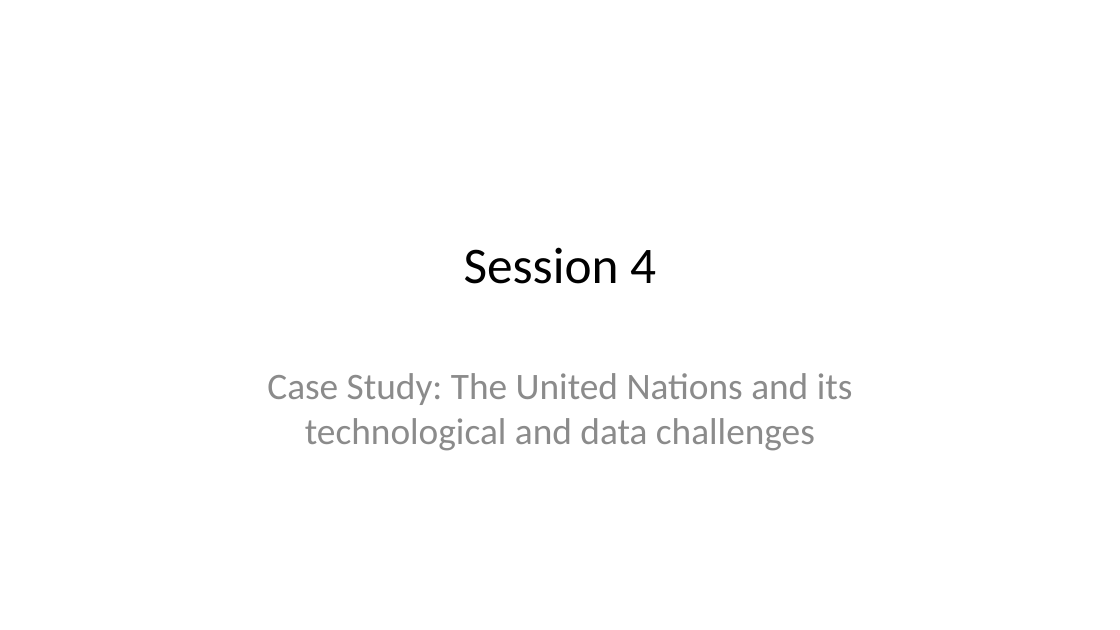
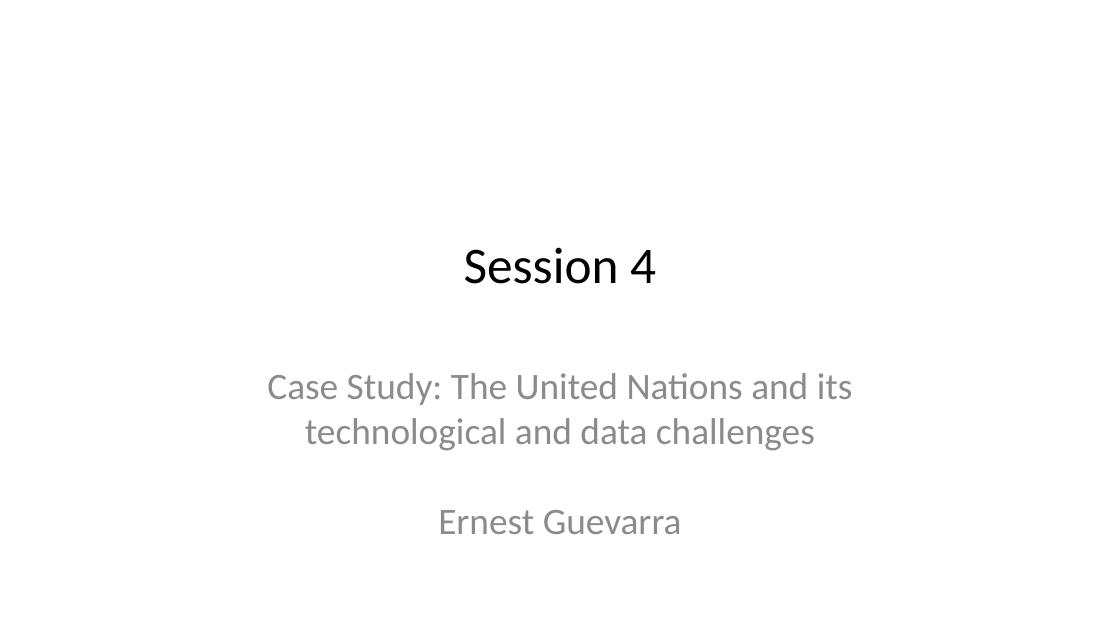
Before and after one commit to tamanh-oxford/capacity-development, a slide deck: slide 1 of data-frameworks/04-un-tech.pptx. Drawn at 1120x630 pixels with LibreOffice and Linux fonts; fonts in the diff are those of the drawing. Boxes give left, top, right and bottom in pixels: in the first picture for what was removed or moved away, otherwise in the second. Text is boxed around its words. In the diff, an @@ line names an element or a change of style, - is before the commit and + after.

```diff
--- a/data-frameworks/04-un-tech.pptx
+++ b/data-frameworks/04-un-tech.pptx
@@ subtitle at (267, 373, 853, 534): text changed @@
-Case Study: The United Nations and its technological and data challenges
+Case Study: The United Nations and its technological and data challenges
+Ernest Guevarra
```
Also in this commit, not shown: 47 other files.
